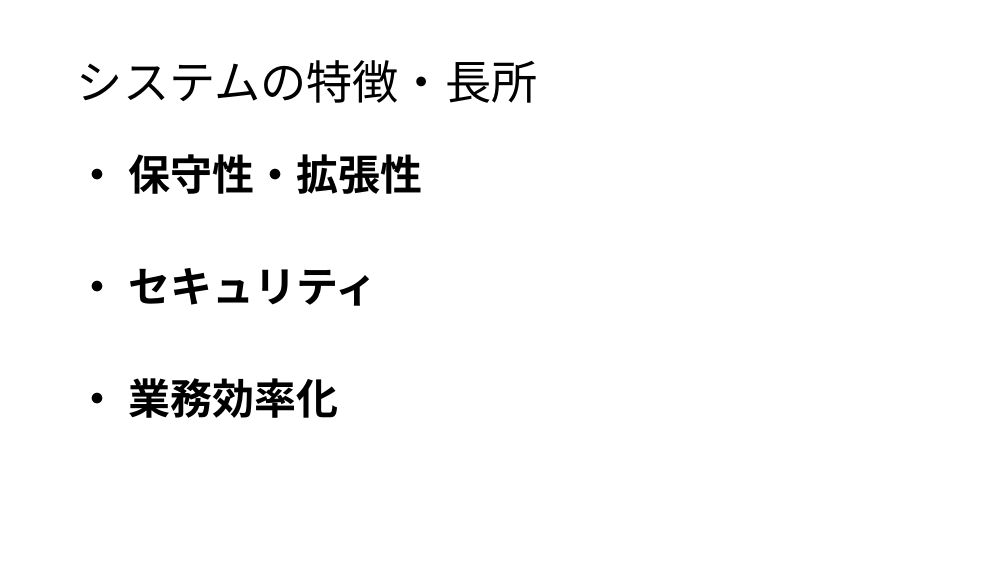
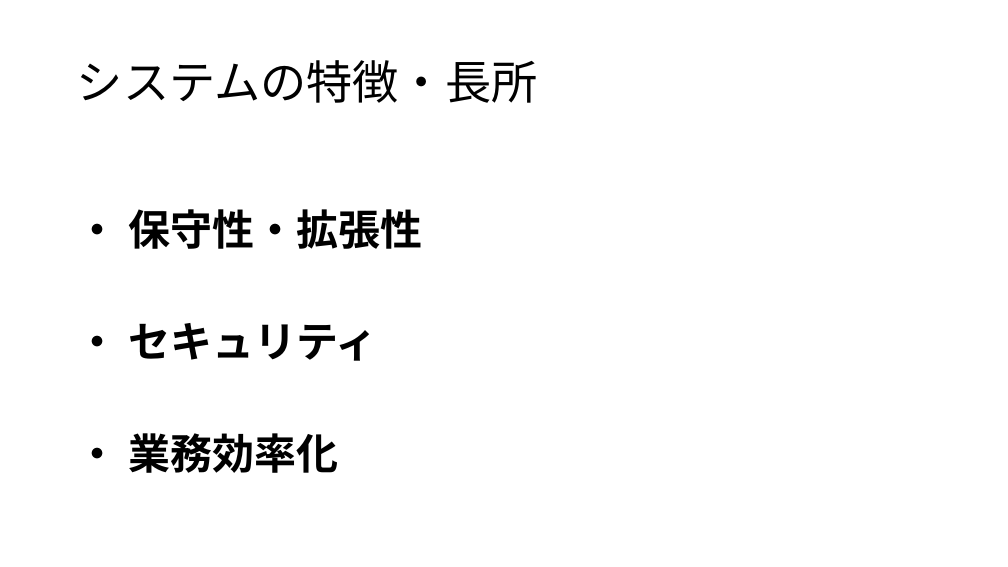
Before and after one commit to ASK-STEM-official/20_Jakunen_Demo, a slide deck: slide 5 of docs/業務用IT_プレゼン.pptx (slide 6 before the commit). Drawn at 1008x567 pixels with LibreOffice and Linux fonts; fonts in the diff are those of the drawing. Boxes give left, top, right and bottom in pixels: in the first picture for what was removed or moved away, otherwise in the second. Text is boxed around its words. In the diff, an @@ line names an element or a change of style, - is before the commit and + after.

```diff
--- a/docs/業務用IT_プレゼン.pptx
+++ b/docs/業務用IT_プレゼン.pptx
@@ text "・ 保守性・拡張性": place and size @@
-text "・ 保守性・拡張性" at [77,154,422,418]
+text "・ 保守性・拡張性" at [77,209,422,473]
```
Also in this commit, not shown: 6 other slides changed, 1 slide removed, 1 other file.
